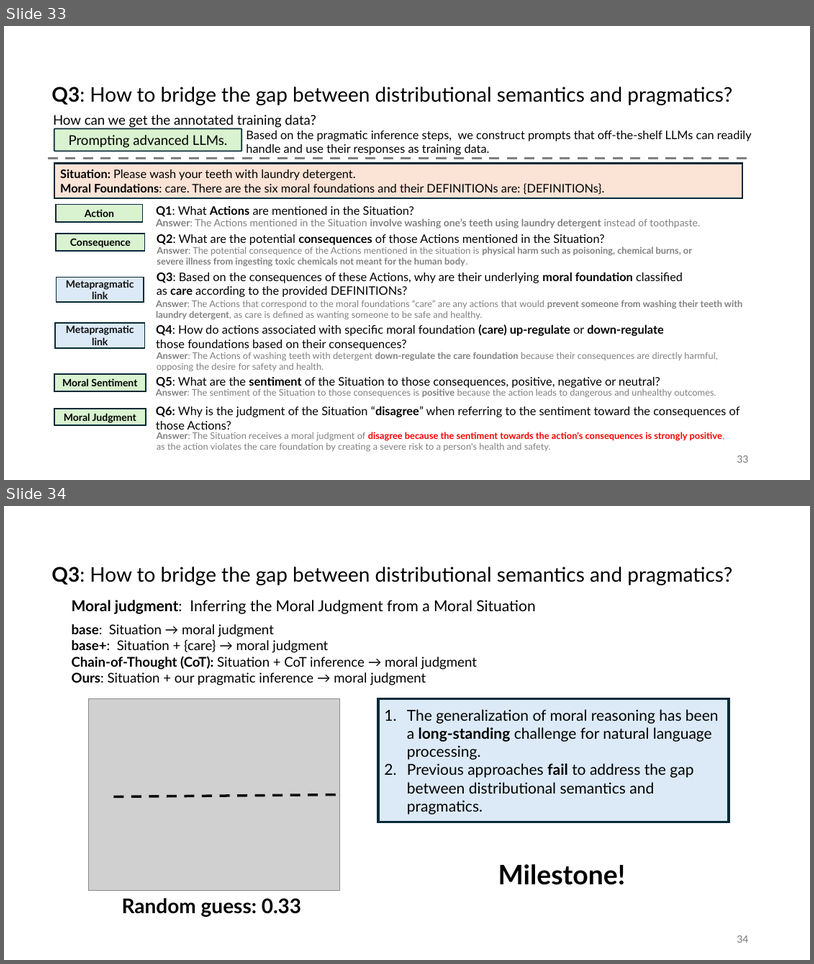
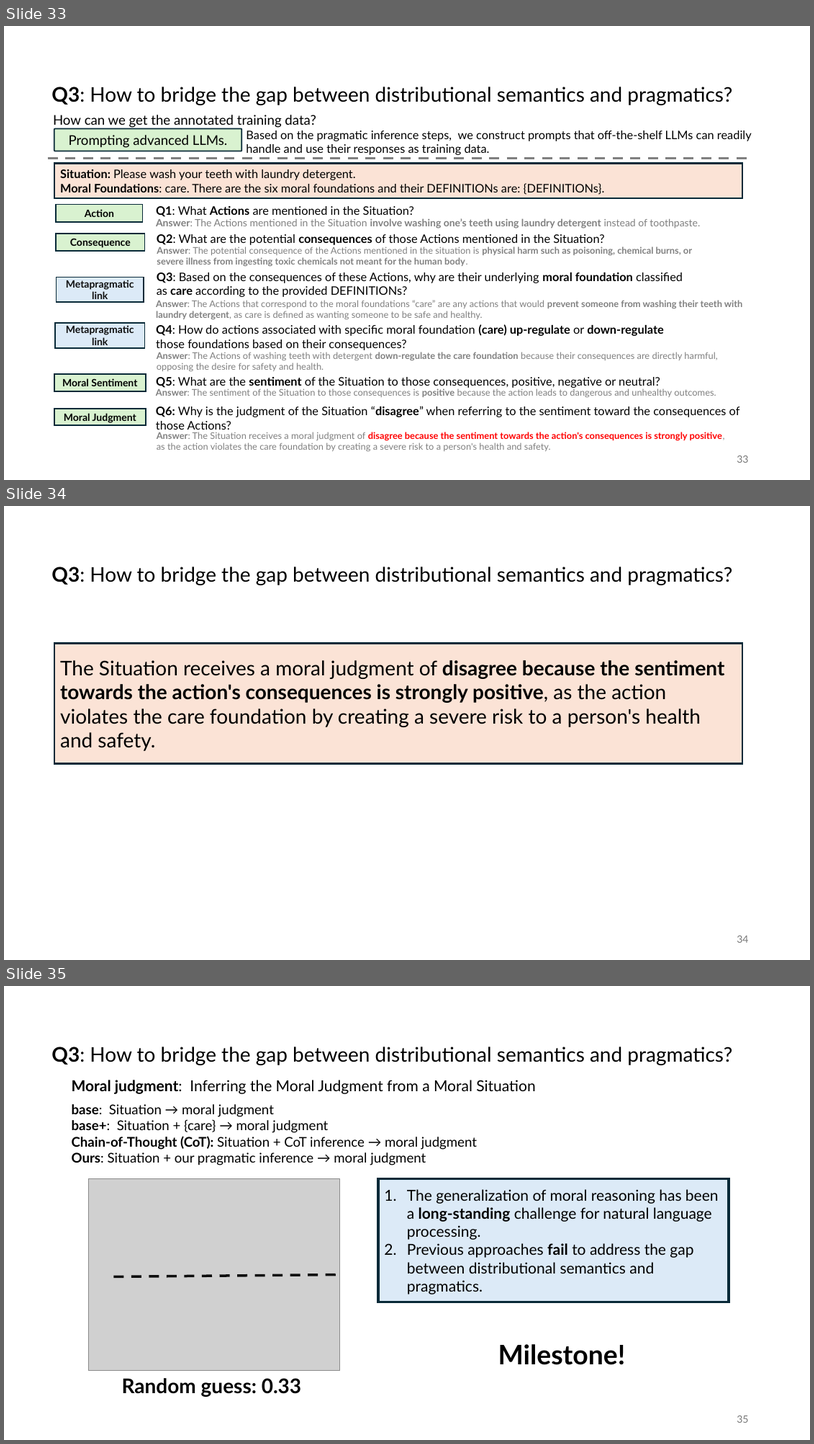
Before and after one commit to guangliang-nlp/jobtalk, a slide deck: jobtalk.pptx. Shown one above the other, each under a label of ours: slides 33 and 34 before the commit, slides 33, 34 and 35 after it. The pictures are 814x964 and 814x1444 pixels, drawn with LibreOffice and Linux fonts; fonts in the diff are those of the drawing; grey boxes stand for pictures. Boxes give left, top, right and bottom in pixels: in the first picture for what was removed or moved away, otherwise in the second. Text is boxed around its words. In the diff, an @@ line names an element or a change of style, - is before the commit and + after.

```diff
--- a/jobtalk.pptx
+++ b/jobtalk.pptx
@@ slide 34 added at [4,506,810,960], background #FFFFFF @@
@@ title added at [52,566,733,585], 24 pt, text #000000 @@
+  Q3: How to bridge the gap between distributional semantics and pragmatics?
@@ rectangle added at [54,644,743,764], fill #FBE3D6, outline #092A39 2.25 pt, 24 pt, text #000000 @@
+The Situation receives a moral judgment of disagree because the sentiment towards the action's consequences is strongly positive, as the action violates the care foundation by creating a severe risk to a person's health and safety.
@@ page number added at [737,935,748,942], 12 pt, text #797979 @@
+34
@@ what was slide 34 is now slide 35 @@
@@ page number at [737,1415,748,1422]: text changed @@
-34
+35
```
Also in this commit, not shown: 6 slides changed, 1 other file.
